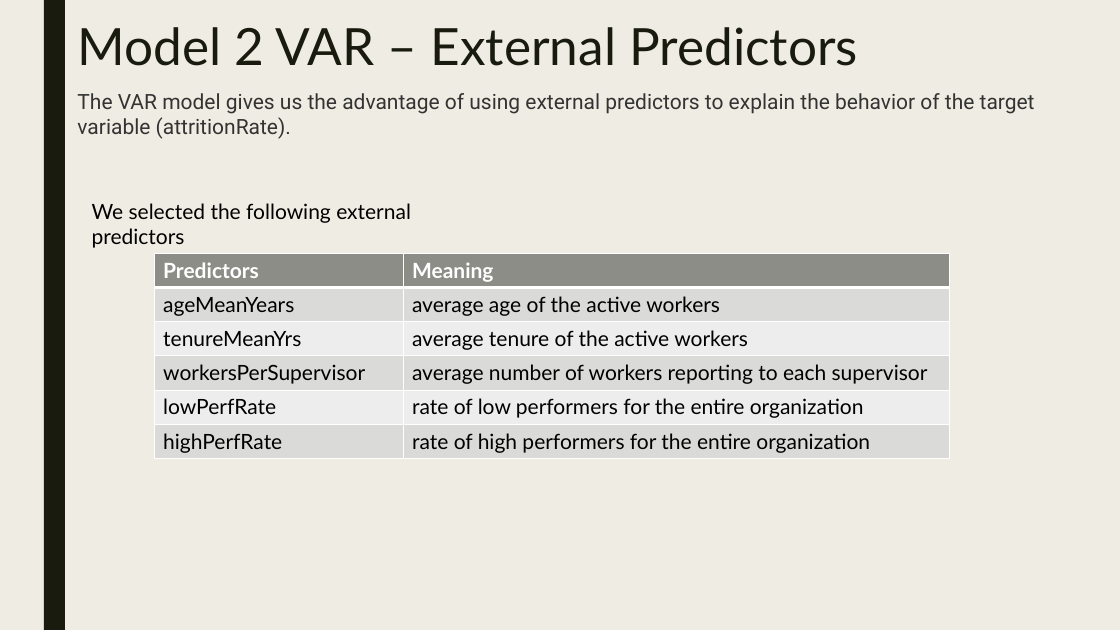
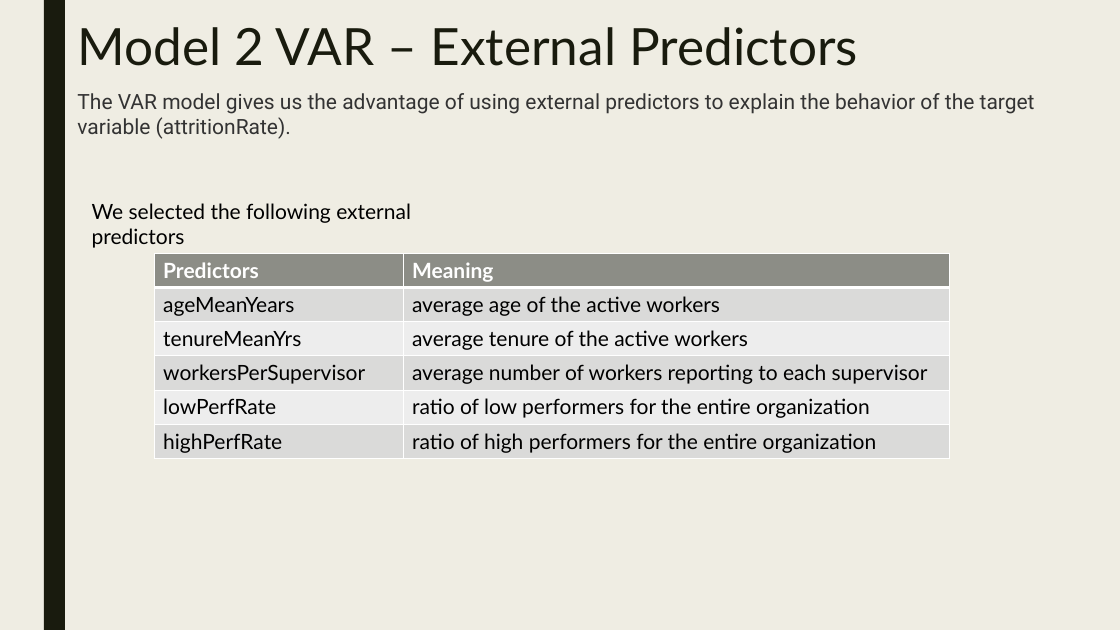
Before and after one commit to maxmoro/TimeSeriesProject, a slide deck: slide 7 of Attrition Analysis Part 2.pptx. Drawn at 1120x630 pixels with LibreOffice and Linux fonts; fonts in the diff are those of the drawing. Boxes give left, top, right and bottom in pixels: in the first picture for what was removed or moved away, otherwise in the second. Text is boxed around its words. In the diff, an @@ line names an element or a change of style, - is before the commit and + after.

```diff
--- a/Attrition Analysis Part 2.pptx
+++ b/Attrition Analysis Part 2.pptx
@@ table at [155, 254, 949, 458] @@
-row 5, column 2: rate of low performers for the entire organization
+row 5, column 2: ratio of low performers for the entire organization
-row 6, column 2: rate of high performers for the entire organization
+row 6, column 2: ratio of high performers for the entire organization
```
Also in this commit, not shown: 15 other slides changed, 2 other files.
